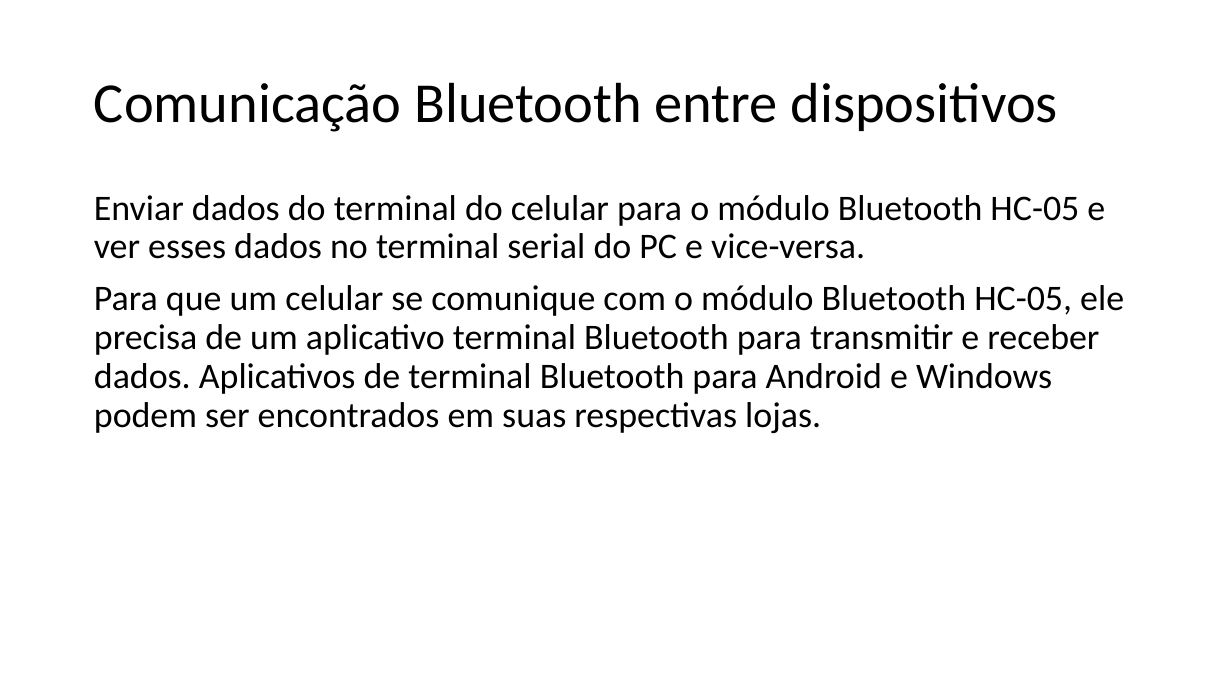
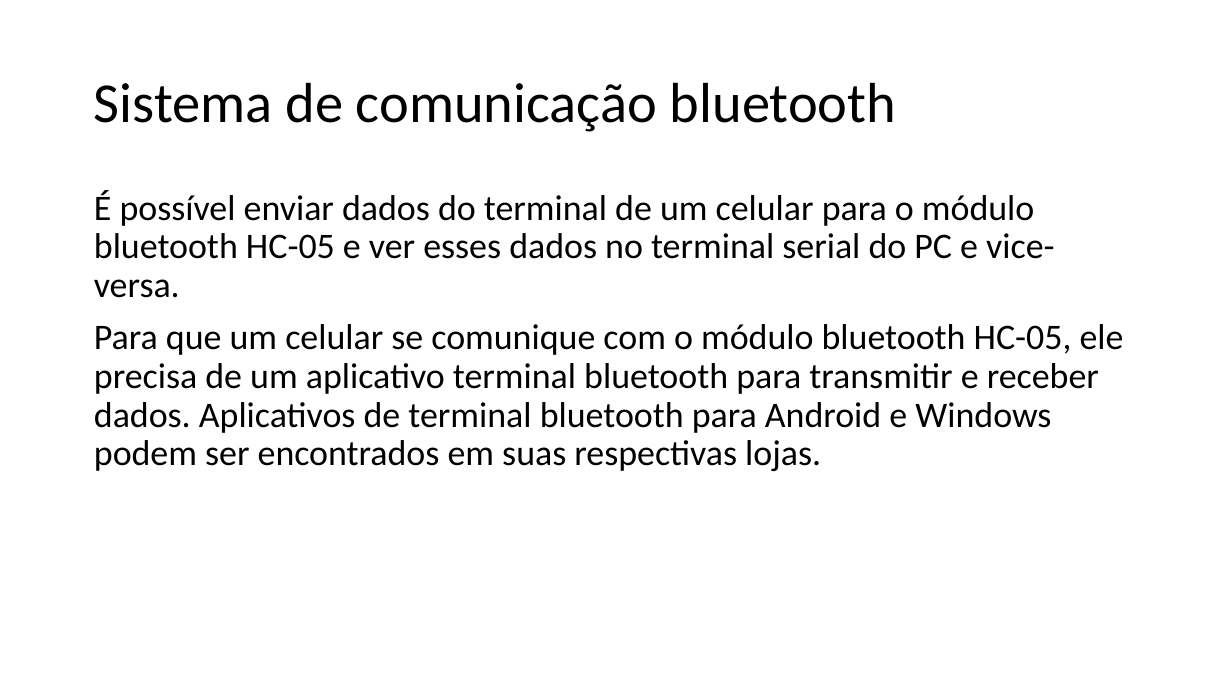
Before and after one commit to salmo-jr/public-slides, a slide deck: slide 18 of arduino-bluetooth.pptx (slide 8 before the commit). Drawn at 1232x693 pixels with LibreOffice and Linux fonts; fonts in the diff are those of the drawing. Boxes give left, top, right and bottom in pixels: in the first picture for what was removed or moved away, otherwise in the second. Text is boxed around its words. In the diff, an @@ line names an element or a change of style, - is before the commit and + after.

```diff
--- a/arduino-bluetooth.pptx
+++ b/arduino-bluetooth.pptx
@@ title at (94, 82, 896, 132): text changed @@
-Comunicação Bluetooth entre dispositivos
+Sistema de comunicação bluetooth
@@ text at (94, 190, 1124, 471): text changed @@
-Enviar dados do terminal do celular para o módulo Bluetooth HC-05 e ver esses dados no terminal serial do PC e vice-versa.
-Para que um celular se comunique com o módulo Bluetooth HC-05, ele precisa de um aplicativo terminal Bluetooth para transmitir e receber dados. Aplicativos de terminal Bluetooth para Android e Windows podem ser encontrados em suas respectivas lojas.
+É possível enviar dados do terminal de um celular para o módulo bluetooth HC-05 e ver esses dados no terminal serial do PC e vice-versa.
+Para que um celular se comunique com o módulo bluetooth HC-05, ele precisa de um aplicativo terminal bluetooth para transmitir e receber dados. Aplicativos de terminal bluetooth para Android e Windows podem ser encontrados em suas respectivas lojas.
```
Also in this commit, not shown: 7 other slides changed, 19 slides added, 1 slide removed, 5 other files.
